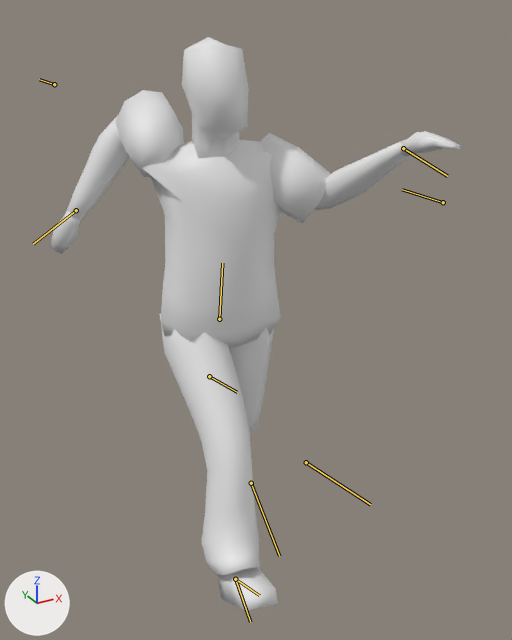
Before and after pictures for a commit that changed the Blender file models/jordi/jordi.blend.
Camera for both pictures: a camera (50 mm lens) standing at (-1.032, -2.125, 1.923) and looking at (0.087, -0.089, 0.905). Lighting does not change. The marker at lower left points along +X, +Y and +Z. The picture after the commit comes second. Both versions are drawn at frame 24 of the action 'Walk'; the numbers are the values there. The bones that change are drawn over the model as lines.

Objects in the first picture: 'arm1_l', 'arm1_r', 'arm2_l', 'arm2_r', 'hand_l', 'hand_r', 'head', 'leg_l', 'leg_r', 'shoe_r', 'torso'.
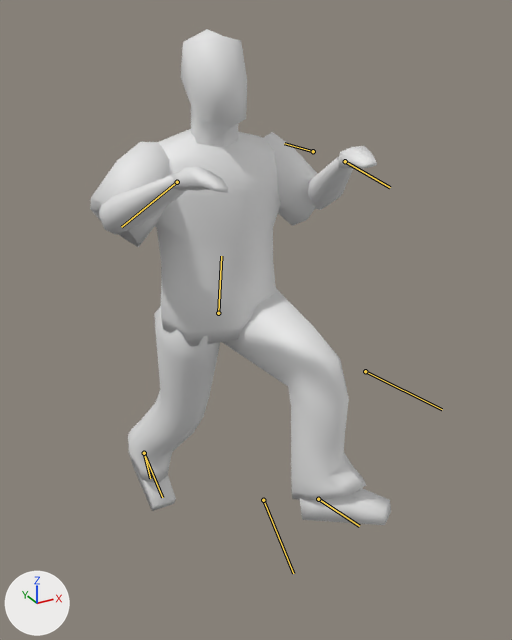
Edits to the scene script, one JSON object a line:
```json
{"block": "bone_ik_leg_r", "where": "bone_ik_leg_r = bpy.data.objects['armature'].pose.bones['ik_leg.r']  # child of 'Bone.004'"}
{"op": "set", "path": "bone_ik_leg_r.location", "old": "(0.112, 0.497, -0.109)", "new": "(-0.085, -0.376, -0.097)"}
{"block": "bone_ik_hand_r", "where": "bone_ik_hand_r = bpy.data.objects['armature'].pose.bones['ik_hand.r']  # child of 'Bone.004'"}
{"op": "set", "path": "bone_ik_hand_r.location", "old": "(-0.14, -0.56, -0.49)", "new": "(0.026, -0.687, 0.271)"}
{"block": "bone_ik_hand_l", "where": "bone_ik_hand_l = bpy.data.objects['armature'].pose.bones['ik_hand.l']  # child of 'Bone.004'"}
{"op": "set", "path": "bone_ik_hand_l.location", "old": "(-0.108, -0.623, 0.361)", "new": "(-0.007, -0.715, 0.242)"}
{"block": "bone_ik_leg_l", "where": "bone_ik_leg_l = bpy.data.objects['armature'].pose.bones['ik_leg.l']  # child of 'Bone.004'"}
{"op": "set", "path": "bone_ik_leg_l.location", "old": "(0.093, -0.416, -0.377)", "new": "(-0.106, 0.473, -0.305)"}
{"block": "bone_bone", "where": "bone_bone = bpy.data.objects['armature'].pose.bones['Bone']  # child of 'Bone.004'"}
{"op": "set", "path": "bone_bone.location", "old": "(-0.01, -0.116, 0.0)", "new": "(-0.02, -0.095, 0.0)"}
{"block": "bone_foot_r", "where": "bone_foot_r = bpy.data.objects['armature'].pose.bones['foot_r']  # child of 'leg2_r'"}
{"op": "set", "path": "bone_foot_r.rotation_quaternion", "old": "(0.99, -0.104, -0.07, 0.062)", "new": "(0.991, -0.131, -0.003, 0.026)", "note": "degrees (-12, -7, 8) -> degrees (-15, 0, 3)"}
{"block": "bone_ik_leg_pole_r", "where": "bone_ik_leg_pole_r = bpy.data.objects['armature'].pose.bones['ik_leg_pole.r']  # child of 'Bone.004'"}
{"op": "set", "path": "bone_ik_leg_pole_r.location", "old": "(0.082, 0.353, -0.132)", "new": "(0.128, 0.343, -0.049)"}
{"block": "bone_ik_leg_pole_l", "where": "bone_ik_leg_pole_l = bpy.data.objects['armature'].pose.bones['ik_leg_pole.l']  # child of 'Bone.004'"}
{"op": "set", "path": "bone_ik_leg_pole_l.location", "old": "(-0.025, 0.097, 0.105)", "new": "(0.078, 0.247, -0.313)"}
{"block": "bone_ik_arm_pole_r", "where": "bone_ik_arm_pole_r = bpy.data.objects['armature'].pose.bones['ik_arm_pole.r']  # child of 'Bone.004'"}
{"op": "set", "path": "bone_ik_arm_pole_r.location", "old": "(0.289, 0.309, 0.0)", "new": "(0.0, 0.144, 0.346)"}
{"block": "bone_ik_arm_pole_l", "where": "bone_ik_arm_pole_l = bpy.data.objects['armature'].pose.bones['ik_arm_pole.l']  # child of 'Bone.004'"}
{"op": "set", "path": "bone_ik_arm_pole_l.location", "old": "(0.09, -0.455, 0.313)", "new": "(0.0, 0.152, 0.165)"}
```

What differs and where, as boxes (x1, y1, x2, y2) in the pictures (512 x 640 px):
```json
{"object": "leg_r", "change": "posed", "before": [159, 314, 259, 575], "after": [128, 289, 366, 501], "on screen": "137% wider, 19% shorter"}
{"object": "torso", "change": "posed", "before": [143, 140, 282, 347], "after": [155, 129, 281, 347], "on screen": "9% narrower"}
{"object": "arm1_r", "change": "posed", "before": [116, 90, 184, 177], "after": [90, 132, 317, 247], "on screen": "230% wider, 32% taller"}
{"object": "head", "change": "posed", "before": [182, 37, 248, 158], "after": [181, 29, 247, 148]}
{"object": "arm2_l", "change": "posed", "before": [314, 142, 411, 210], "after": [99, 158, 353, 235]}
{"object": "arm1_l", "change": "no longer drawn", "before": [260, 133, 331, 223]}
{"object": "shoe_l", "change": "posed", "after": [129, 453, 391, 525], "on screen": "not visible before"}
{"object": "arm2_r", "change": "no longer drawn", "before": [67, 116, 130, 221]}
{"object": "hand_r", "change": "posed", "before": [51, 211, 81, 254], "after": [171, 146, 377, 193], "on screen": "568% wider, 9% taller"}
{"object": "leg_l", "change": "no longer drawn", "before": [229, 327, 274, 432]}
{"object": "shoe_r", "change": "no longer drawn", "before": [217, 567, 278, 611]}
{"object": "hand_l", "change": "no longer drawn", "before": [399, 131, 461, 156]}
{"bone": "ik_leg.r", "before": "(235, 579) to (250, 622)", "after": "(144, 453) to (150, 478)"}
{"bone": "ik_hand.r", "before": "(76, 210) to (33, 244)", "after": "(177, 182) to (121, 227)"}
{"bone": "ik_hand.l", "before": "(403, 148) to (447, 176)", "after": "(345, 161) to (390, 187)"}
{"bone": "ik_leg.l", "before": "(209, 376) to (237, 392)", "after": "(318, 499) to (359, 526)"}
{"bone": "Bone", "before": "(219, 319) to (222, 263)", "after": "(218, 313) to (221, 256)"}
{"bone": "foot_r", "before": "(235, 579) to (259, 595)", "after": "(144, 453) to (162, 497)"}
{"bone": "ik_leg_pole.r", "before": "(251, 483) to (279, 556)", "after": "(263, 500) to (293, 573)"}
{"bone": "ik_leg_pole.l", "before": "(306, 462) to (370, 504)", "after": "(365, 371) to (442, 409)"}
{"bone": "ik_arm_pole.l", "before": "(443, 202) to (402, 189)", "after": "(313, 151) to (284, 143)"}
```
